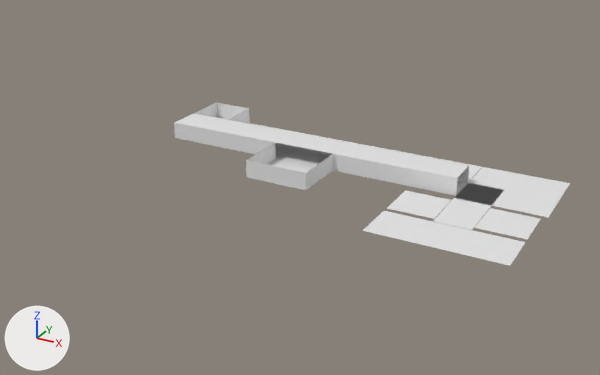
Renders of the Blender file sources/Assets/models/floor01.blend from each side of a commit.
Camera for both pictures: a 50 mm lens placed at (73.3, -141.2, 62.2), pointed at (2.5, -12.6, -2.1). Every picture has the same lights, and +X, +Y and +Z are marked at lower left. Materials are left out; every surface is plain grey.
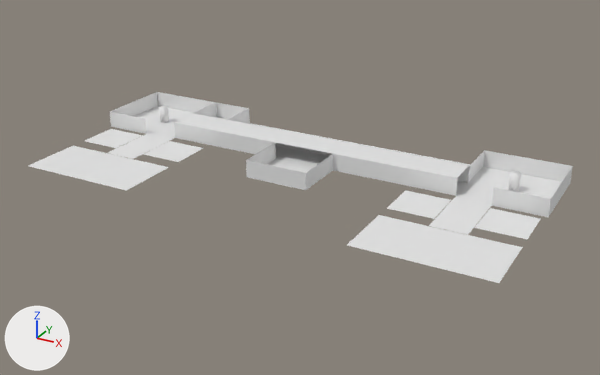
Commit message: Progress on floor 1

Where the newer file only moved an object's origin or applied its transform, the numbers keep the older frame.

What differs and where, as boxes [x1, y1, x2, y2] in the pictures (600 x 375 px):
'Plane.012', reshaped (172% wider, 130% taller): before [387, 190, 451, 219]; after [347, 215, 523, 283]
'Plane.013', reshaped (13% narrower, 18% shorter): before [362, 211, 525, 266]; after [28, 146, 169, 191]
'Plane.009', moved, rescaled (11% narrower, 21% shorter): before [433, 183, 503, 230]; after [429, 198, 491, 235]
'Plane.043', added: after [483, 150, 572, 182]
'Plane.046', added: after [492, 188, 551, 217]
'Plane.033', added: after [134, 106, 193, 139]
'Plane.038', added: after [108, 134, 172, 159]
'Plane.048', added: after [144, 141, 203, 162]
'Plane.036', added: after [157, 92, 216, 113]
'Plane.049', added: after [85, 129, 143, 148]
'Plane.040', added: after [110, 112, 146, 134]
'Plane.037', added: after [110, 92, 158, 116]
'Plane.044', added: after [549, 166, 573, 216]
'Cylinder.001', added: after [508, 171, 521, 192]
'Plane.045', added: after [468, 151, 484, 182]
'Cylinder', added: after [159, 106, 169, 123]
'Plane.047', unchanged, uncovered by the edit: after [387, 190, 451, 219]

The change, as a list of edits to the scene's bpy script:
```text
Change me_plane_013:
    where me_plane_013.from_pydata(...)  # 4 vertices, 1 face; spans x -1.0..1.0, y -1.0..1.0, z 0.0
    used by ob_plane_013; location = (35.0, -23.0, 0.0); scale = (12.4, 4.45, 1.0)
    me_plane_013 part 1
    me_plane_013.vertices[0].co: (1.0, -1.0, 0.0) -> (-4.62, -2.35, 0.0)  # pixel (510, 265) -> pixel (126, 190)
    me_plane_013.vertices[1].co: (-1.0, -1.0, 0.0) -> (-6.63, -2.35, 0.0)  # pixel (362, 230) -> pixel (27, 165)
    me_plane_013.vertices[2].co: (1.0, 1.0, 0.0) -> (-4.62, 0.55, 0.0)  # pixel (525, 242) -> pixel (169, 167)
    me_plane_013.vertices[3].co: (-1.0, 1.0, 0.0) -> (-6.63, 0.55, 0.0)  # pixel (383, 210) -> pixel (72, 145)
Change me_plane_012:
    where me_plane_012.from_pydata(...)  # 4 vertices, 1 face; spans x -1.0..1.0, y -1.0..1.0, z 0.0
    used by ob_plane_012; location = (27.0, -13.0, 0.0); scale = (4.45, 4.45, 1.0)
    me_plane_012 part 2
    me_plane_012.vertices[0].co: (1.0, -1.0, 0.0) -> (4.61, -4.6, 0.0)  # pixel (434, 218) -> pixel (499, 283)
    me_plane_012.vertices[1].co: (-1.0, -1.0, 0.0) -> (-1.01, -4.6, 0.0)  # pixel (386, 208) -> pixel (346, 245)
    me_plane_012.vertices[2].co: (1.0, 1.0, 0.0) -> (4.61, -1.7, 0.0)  # pixel (451, 199) -> pixel (522, 247)
    me_plane_012.vertices[3].co: (-1.0, 1.0, 0.0) -> (-1.01, -1.7, 0.0)  # pixel (405, 190) -> pixel (378, 214)
Add me_plane_033:
    me_plane_033.from_pydata([(1.0, -1.0, 0.0), (-1.0, -1.0, 0.0), (1.0, 1.0, 0.0), (-1.0, 1.0, 0.0)], [], [(1, 0, 2, 3)])
Add me_plane_038:
    me_plane_038.from_pydata([(1.0, -1.0, 0.0), (-1.0, -1.0, 0.0), (1.0, 1.0, 0.0), (-1.0, 1.0, 0.0)], [], [(1, 0, 2, 3)])
Add me_plane_040:
    me_plane_040.from_pydata([(4.45, 0.0, -1.75), (-4.45, 0.0, -1.75), (4.45, 0.0, 1.75), (-4.45, 0.0, 1.75)], [], [(1, 3, 2, 0)])
Add me_plane_047:
    me_plane_047.from_pydata([(0.0, -5.62, -1.75), (0.0, 5.5, -1.75), (0.0, -5.62, 1.75), (0.0, 5.5, 1.75)], [], [(1, 0, 2, 3)])
Change ob_plane_009:
    ob_plane_009.location: (35.0, -9.0, 0.0) -> (35.0, -14.0, 0.0)
    ob_plane_009.scale: (3.45, 9.45, 1.0) -> (3.45, 6.45, 1.0)
Add ob_plane_033:
    ob_plane_033 = bpy.data.objects.new('Plane.033', me_plane_033)
    ob_plane_033.location = (-40.0, 1.0, 0.0)
    ob_plane_033.scale = (8.45, 8.45, 1.0)
Add ob_plane_036:
    ob_plane_036 = bpy.data.objects.new('Plane.036', me_plane_023.copy())  # the mesh of ob_plane_023
    ob_plane_036.location = (-40.0, 9.4, 1.8)
    ob_plane_036.rotation_euler = (0.0, 0.0, -1.571)  # degrees (0, 0, -90)
    ob_plane_036.scale = (1.0, 1.54, 1.0)
Add ob_plane_037:
    ob_plane_037 = bpy.data.objects.new('Plane.037', me_plane_023.copy())  # the mesh of ob_plane_023
    ob_plane_037.location = (-48.5, 1.0, 1.8)
    ob_plane_037.scale = (1.0, 1.54, 1.0)
Add ob_plane_038:
    ob_plane_038 = bpy.data.objects.new('Plane.038', me_plane_038)
    ob_plane_038.location = (-35.0, -14.0, 0.0)
    ob_plane_038.scale = (3.45, 6.45, 1.0)
Add ob_plane_040:
    ob_plane_040 = bpy.data.objects.new('Plane.040', me_plane_040)
    ob_plane_040.location = (-43.5, -7.5, 1.8)
    ob_plane_040.scale = (1.12, 1.0, 1.0)
Add ob_cylinder:
    ob_cylinder = bpy.data.objects.new('Cylinder', me_cylinder)  # a 16-sided cylinder along z spanning x -1.0..1.0, y -1.0..1.0, z -1.75..1.75
    ob_cylinder.location = (-40.0, 1.0, 1.8)
Add ob_cylinder_001:
    ob_cylinder_001 = bpy.data.objects.new('Cylinder.001', me_cylinder.copy())
    ob_cylinder_001.location = (40.0, 1.0, 1.8)
Add ob_plane_043:
    ob_plane_043 = bpy.data.objects.new('Plane.043', me_plane_023.copy())  # the mesh of ob_plane_023
    ob_plane_043.location = (40.0, 9.4, 1.8)
    ob_plane_043.rotation_euler = (0.0, 0.0, -1.571)  # degrees (0, 0, -90)
    ob_plane_043.scale = (1.0, 1.54, 1.0)
Add ob_plane_044:
    ob_plane_044 = bpy.data.objects.new('Plane.044', me_plane_023.copy())  # the mesh of ob_plane_023
    ob_plane_044.location = (48.5, 1.0, 1.8)
    ob_plane_044.rotation_euler = (0.0, 0.0, -3.142)  # degrees (0, 0, -180)
    ob_plane_044.scale = (1.0, 1.54, 1.0)
Add ob_plane_045:
    ob_plane_045 = bpy.data.objects.new('Plane.045', me_plane_047)
    ob_plane_045.location = (31.6, 4.9, 1.8)
    ob_plane_045.rotation_euler = (0.0, 0.0, -3.142)  # degrees (0, 0, -180)
    ob_plane_045.scale = (1.0, 0.809, 1.0)
Add ob_plane_046:
    ob_plane_046 = bpy.data.objects.new('Plane.046', me_plane_040.copy())
    ob_plane_046.location = (43.5, -7.5, 1.8)
    ob_plane_046.scale = (1.12, 1.0, 1.0)
Add ob_plane_048:
    ob_plane_048 = bpy.data.objects.new('Plane.048', me_plane_008.copy())  # the mesh of ob_plane_008
    ob_plane_048.location = (-27.0, -13.0, 0.0)
    ob_plane_048.scale = (4.45, 4.45, 1.0)
Add ob_plane_049:
    ob_plane_049 = bpy.data.objects.new('Plane.049', me_plane_008.copy())  # the mesh of ob_plane_008
    ob_plane_049.location = (-43.0, -13.0, 0.0)
    ob_plane_049.scale = (4.45, 4.45, 1.0)
```
